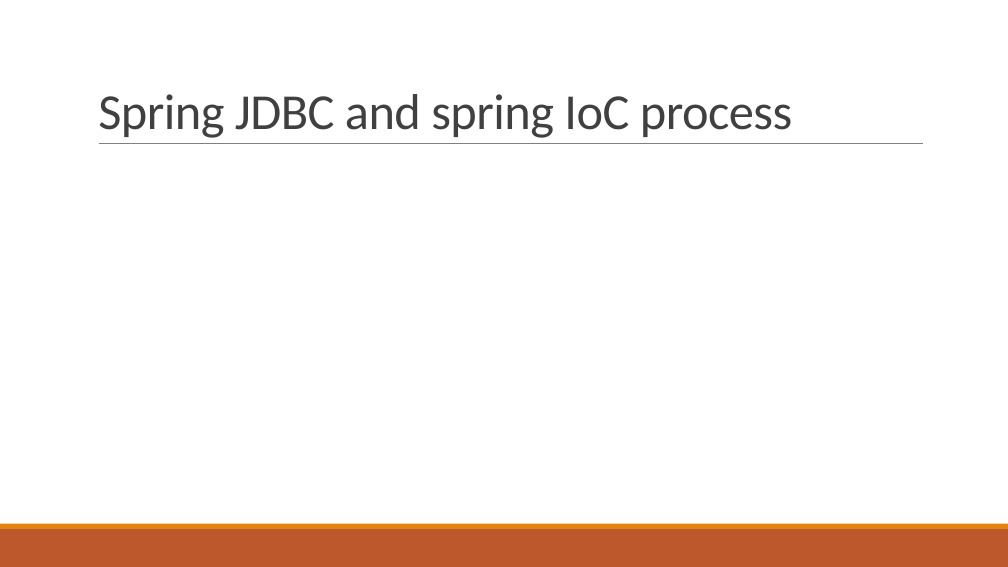
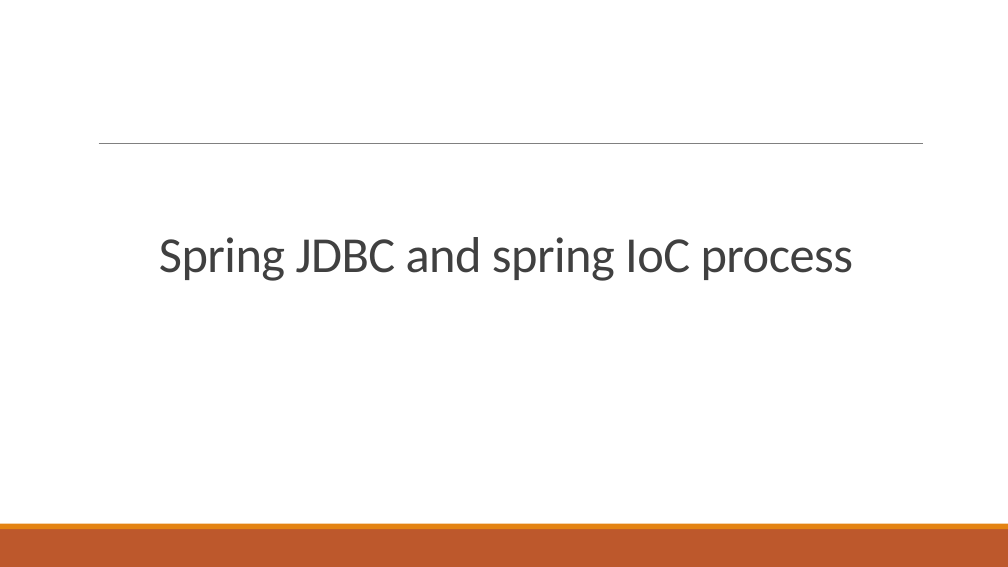
Before and after one commit to haminh10/JAVA_course_Spring_Hibernate_JPA, a slide deck: slide 31 of course/spring_lecture5.pptx (slide 32 before the commit). Drawn at 1008x567 pixels with LibreOffice and Linux fonts; fonts in the diff are those of the drawing. Boxes give left, top, right and bottom in pixels: in the first picture for what was removed or moved away, otherwise in the second. Text is boxed around its words. In the diff, an @@ line names an element or a change of style, - is before the commit and + after.

Commit message:
spring cnrs

```diff
--- a/course/spring_lecture5.pptx
+++ b/course/spring_lecture5.pptx
@@ title "Spring JDBC and spring IoC ...": place and size @@
-title "Spring JDBC and spring IoC ..." at [98,94,792,138]
+title "Spring JDBC and spring IoC ..." at [159,237,853,281]
```
Also in this commit, not shown: 47 other slides changed, 2 slides removed, 2 other files.
